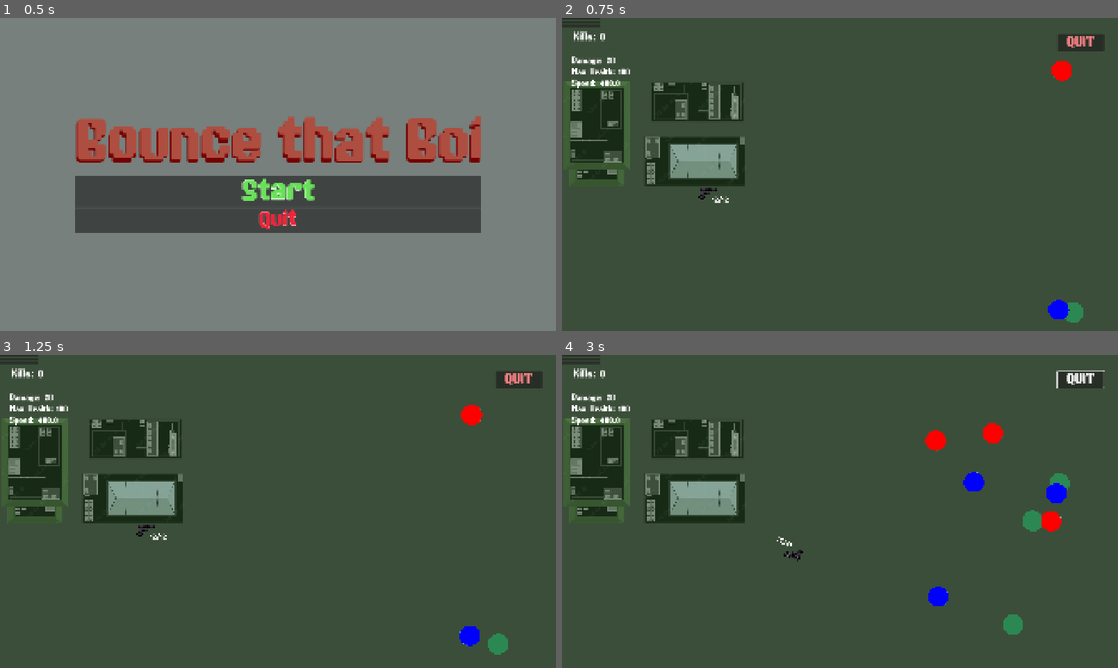
Above: before the commit, frames 1-4 (two rows, left to right).
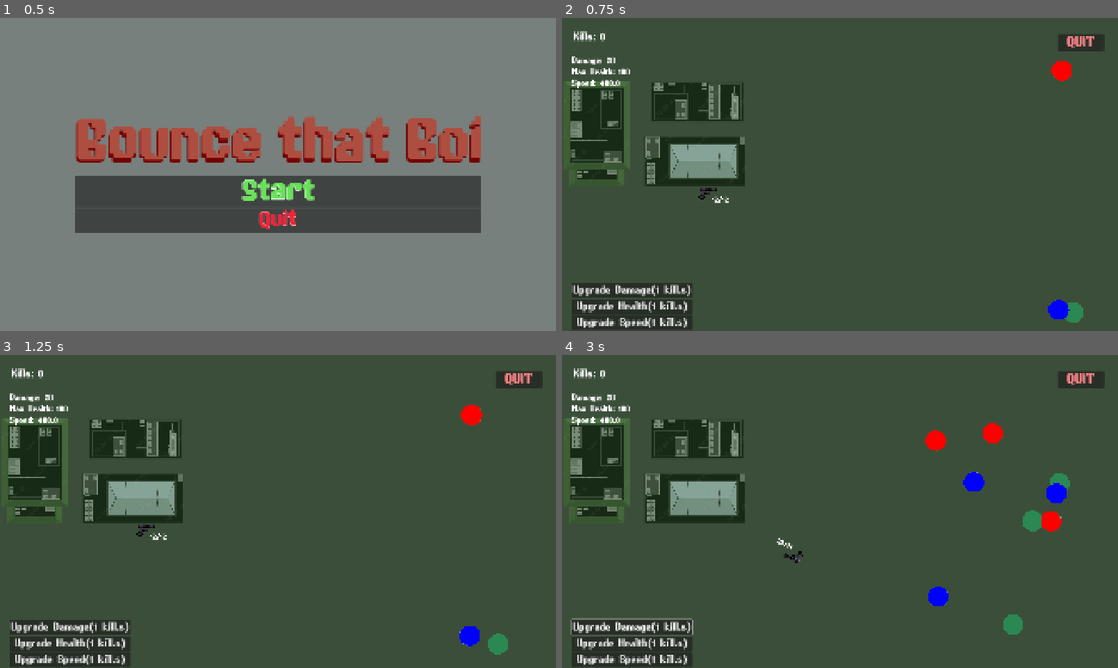
Above: after the commit, the same moments.

Repository: leo434472-oss/godot-game
Game: Godot game, scene res://main_menu.tscn
The game is run twice, just before and just after one commit, with the same random seed, the same clock (stepped at 60 frames per second) and the same inputs.
Inputs (mouse positions are in pixels of both pictures, inside the frame that each line leads up to; where the layout moved, square brackets give the same spot in the first picture):
- Up to frame 1 (0.5 s): no input
- Up to frame 2 (0.75 s): click "Start" at 0.5 s
- Up to frame 3 (1.25 s): no input
- Up to frame 4 (3 s): click (634, 627) [578, 355] at 1.25 s; move the mouse to (962, 495) at 2.02 s; press the mouse at (962, 495) at 2.03 s; hold Right (ui_right) 2.03-2.78 s; move the mouse to (728, 527) at 2.77 s; release the mouse at (728, 527) at 2.78 s; hold Down (ui_down) from 2.78 s (still down); click (728, 527) at 2.85 s

Frame 1 is identical in both runs. In frame 2, 2.8% of the frame differs, in the area x 0-24%, y 0-100%; in frame 3, 2.8%; in frame 4, 3.3%, in the area x 0-98%, y 0-100%.

Commit message:
ooo

Diff:
--- a/level.gd
+++ b/level.gd
@@ -12,13 +12,23 @@
 @onready var health_label: Label = $UI/Stats/HealthSt
 @onready var speed_label: Label = $UI/Stats/SpeedSt
 
+var DamageUpPrice = 1
+var HealthUpPrice = 1
+var SpeedUpPrice = 1
+@onready var damage_price: Button = $UI/UpgradeButtons/DamageUp
+@onready var health_price: Button = $UI/UpgradeButtons/HealthUp
+@onready var speed_price: Button = $UI/UpgradeButtons/SpeedUp
+
 func update_upgrade_price():
-	pass
+	health_price.text = "Upgrade Health" + '(' + str(HealthUpPrice) + ' kill.s' + ')'
+	damage_price.text = "Upgrade Damage" + '(' + str(DamageUpPrice) + ' kill.s' + ')'
+	speed_price.text = "Upgrade Speed" + '(' + str(SpeedUpPrice) + ' kill.s' + ')'
 
 func update_ui() -> void:
 	damage_label.text = "Damage: " + str(Stats.damage)
 	health_label.text = "Max Health: " + str(Stats.max_health)
 	speed_label.text = "Speed: " + str(Stats.speed)
+
 
 func spawn_player(spawn_position: Vector2) -> void:
 	var player = GUN_PLAYER_SCENE.instantiate()
@@ -27,6 +37,7 @@
 
 func _ready() -> void:
 	update_ui()
+
 	kill_label.text = "Kills: 0"
 	Events.died.connect(_killcount)
 	spawn_player(Vector2(500, 500))
@@ -38,6 +49,7 @@
 	return str(seconds)
 
 func _process(_delta: float) -> void:
+	update_upgrade_price()
 	if countdown and countdown_time:
 		countdown.text = _countdown()
 
--- a/level.tscn
+++ b/level.tscn
@@ -75,17 +75,25 @@
 
 [node name="UpgradeButtons" type="VBoxContainer" parent="UI" unique_id=1278066420]
 layout_mode = 0
-offset_right = 132.0
-offset_bottom = 128.0
+offset_left = 34.0
+offset_top = 913.0
+offset_right = 334.0
+offset_bottom = 992.0
 
 [node name="DamageUp" type="Button" parent="UI/UpgradeButtons" unique_id=1451287550]
 layout_mode = 2
+theme_override_fonts/font = ExtResource("2_0b4ue")
+theme_override_font_sizes/font_size = 50
 
 [node name="HealthUp" type="Button" parent="UI/UpgradeButtons" unique_id=728286862]
 layout_mode = 2
+theme_override_fonts/font = ExtResource("2_0b4ue")
+theme_override_font_sizes/font_size = 50
 
 [node name="SpeedUp" type="Button" parent="UI/UpgradeButtons" unique_id=636027224]
 layout_mode = 2
+theme_override_fonts/font = ExtResource("2_0b4ue")
+theme_override_font_sizes/font_size = 50
 
 [node name="Stats" type="VBoxContainer" parent="UI" unique_id=1309251616]
 layout_mode = 0
